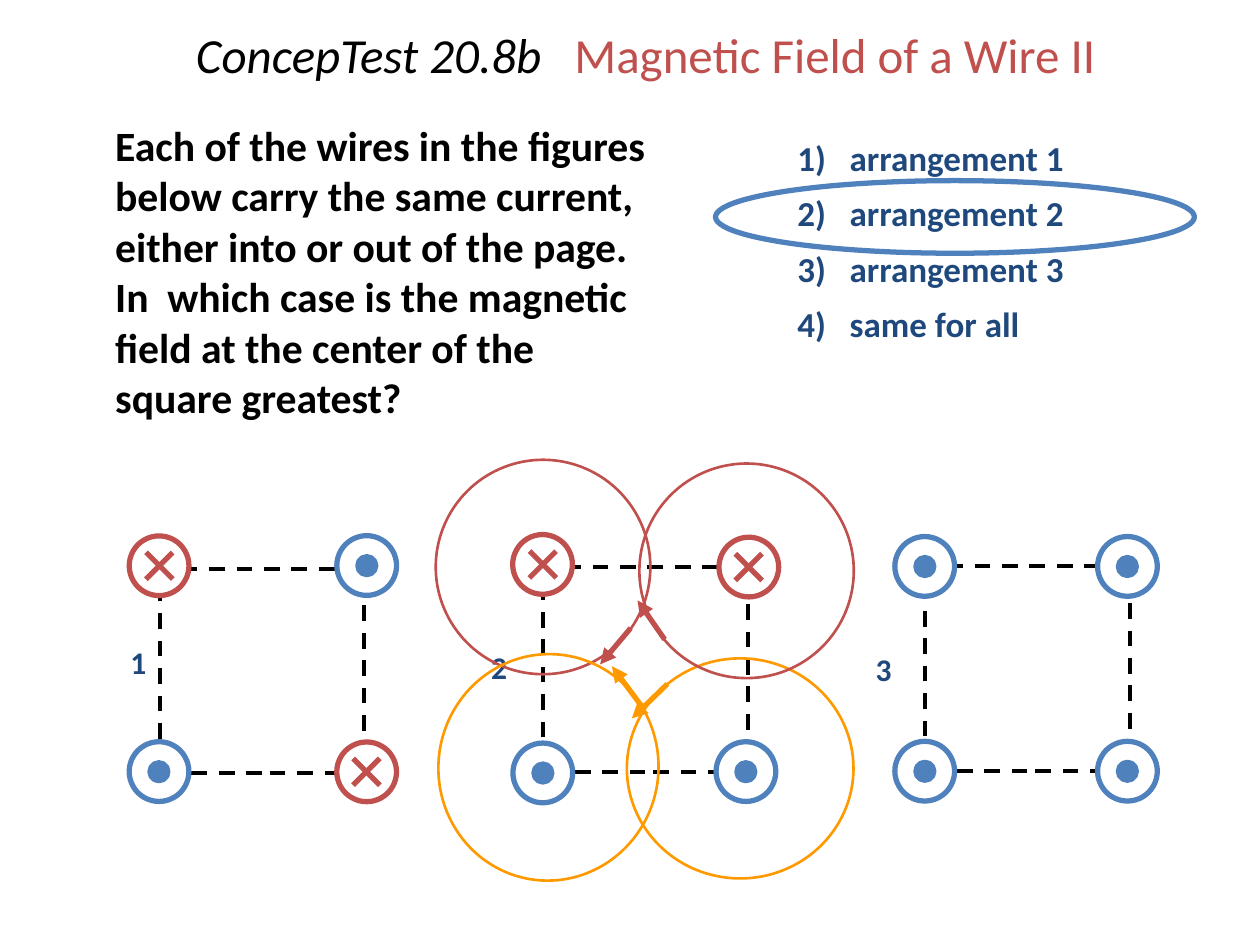
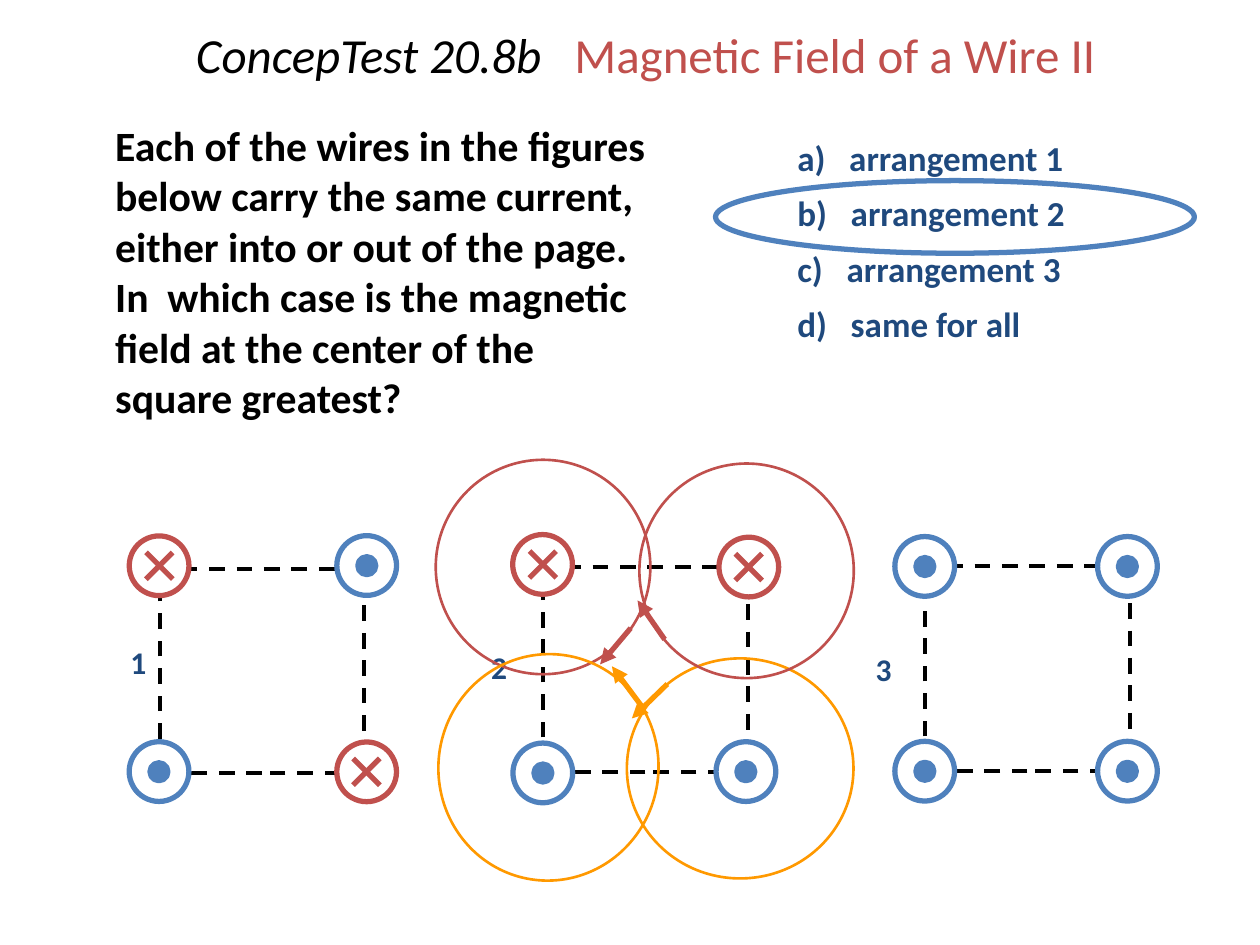
Before and after one commit to rtlines/PH223-Engineering-Physics, a slide deck: slide 27 of Slides/PH223_Lecture_22.pptx. Drawn at 1260x945 pixels with LibreOffice and Linux fonts; fonts in the diff are those of the drawing. Boxes give left, top, right and bottom in pixels: in the first picture for what was removed or moved away, otherwise in the second. Text is boxed around its words. In the diff, an @@ line names an element or a change of style, - is before the commit and + after.

```diff
--- a/Slides/PH223_Lecture_22.pptx
+++ b/Slides/PH223_Lecture_22.pptx
@@ text at <box>797,145,1065,342</box>: text changed @@
-1) arrangement 1
-2) arrangement 2
-3) arrangement 3
-4) same for all
+a) arrangement 1
+b) arrangement 2
+c) arrangement 3
+d) same for all
```
Also in this commit, not shown: 17 other slides changed, 16 other files.
